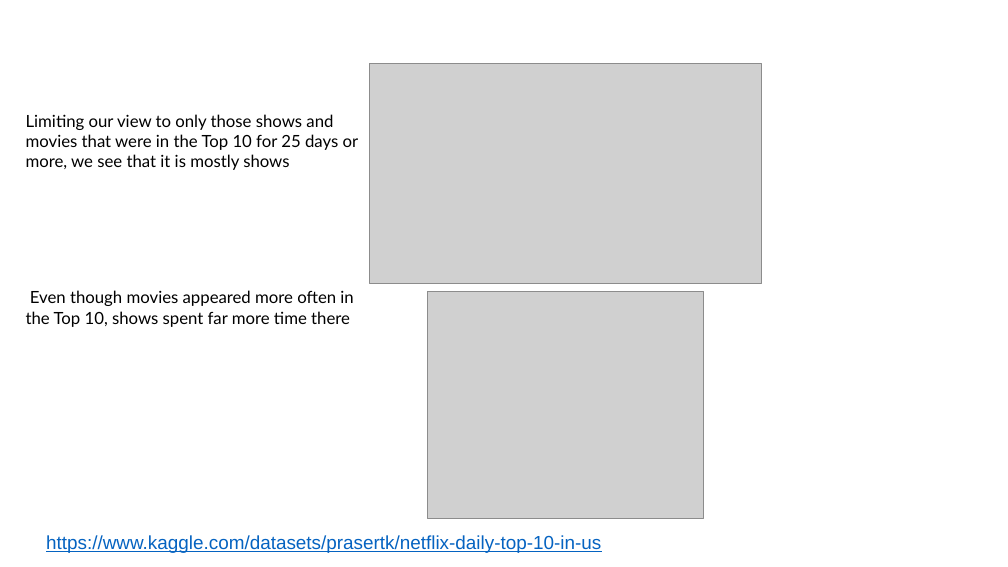
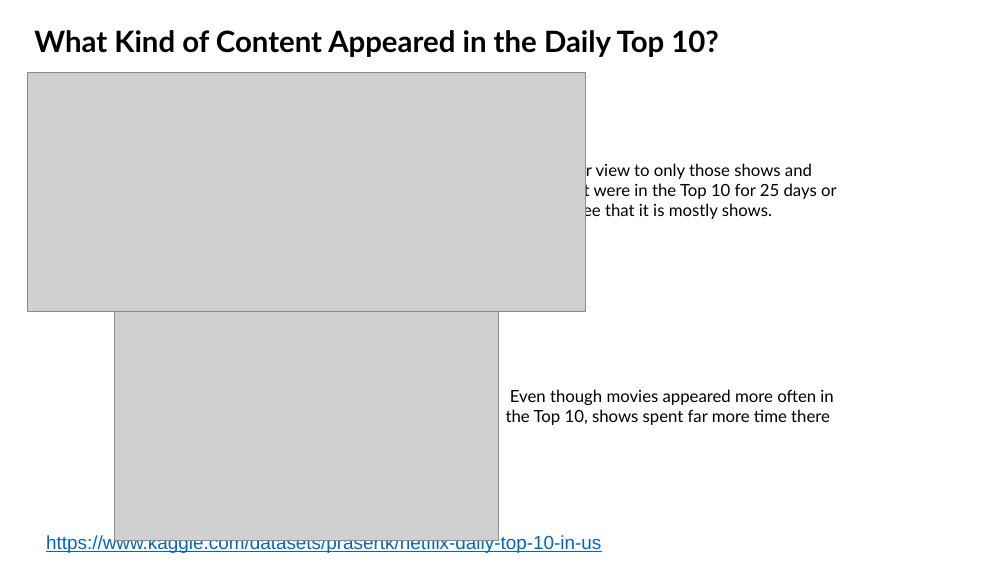
Before and after one commit to Costilrt/The-First-Project, a slide deck: slide 16 of TeamProjectPPT.pptx. Drawn at 1008x567 pixels with LibreOffice and Linux fonts; fonts in the diff are those of the drawing; grey boxes stand for pictures; background and template pictures are left out. Boxes give left, top, right and bottom in pixels: in the first picture for what was removed or moved away, otherwise in the second. Text is boxed around its words. In the diff, an @@ line names an element or a change of style, - is before the commit and + after.

Commit message:
powerpoint updated

```diff
--- a/TeamProjectPPT.pptx
+++ b/TeamProjectPPT.pptx
@@ text added at (34, 30, 719, 57), 28 pt, text #000000, bold @@
+What Kind of Content Appeared in the Daily Top 10?
@@ picture added at (27, 73, 586, 312) @@
@@ picture removed at (369, 64, 761, 284) @@
@@ text at (560, 162, 837, 220): text changed @@
-Limiting our view to only those shows and movies that were in the Top 10 for 25 days or more, we see that it is mostly shows
+Limiting our view to only those shows and movies that were in the Top 10 for 25 days or more, we see that it is mostly shows.
@@ picture added at (114, 298, 498, 540) @@
@@ picture removed at (427, 291, 703, 519) @@
@@ text "Even though movies appeared more ...": place and size @@
-text "Even though movies appeared more ..." at (26, 290, 353, 327)
+text "Even though movies appeared more ..." at (506, 389, 833, 425)
```
Also in this commit, not shown: 3 other slides changed, 1 slide added, 3 other files.
